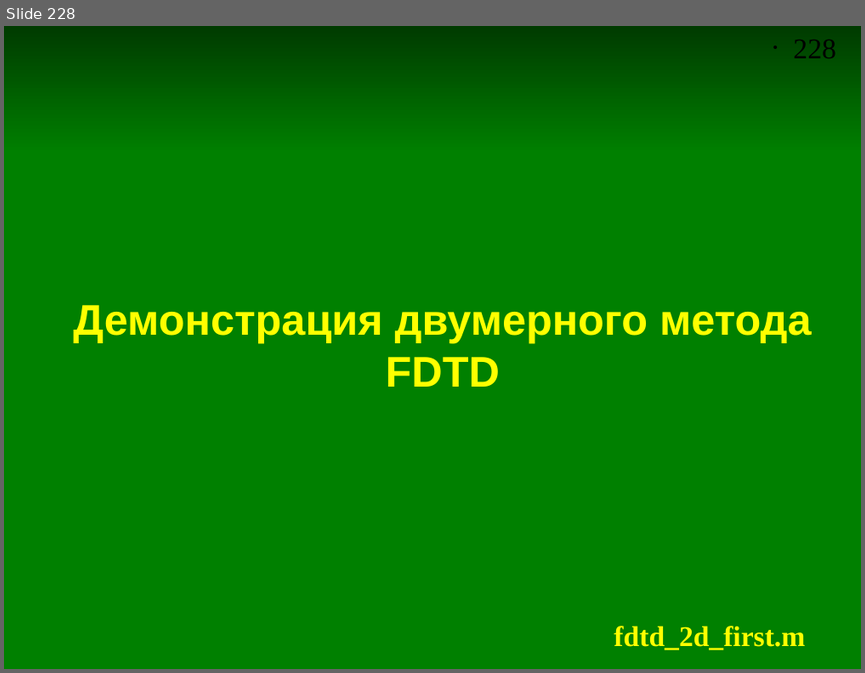
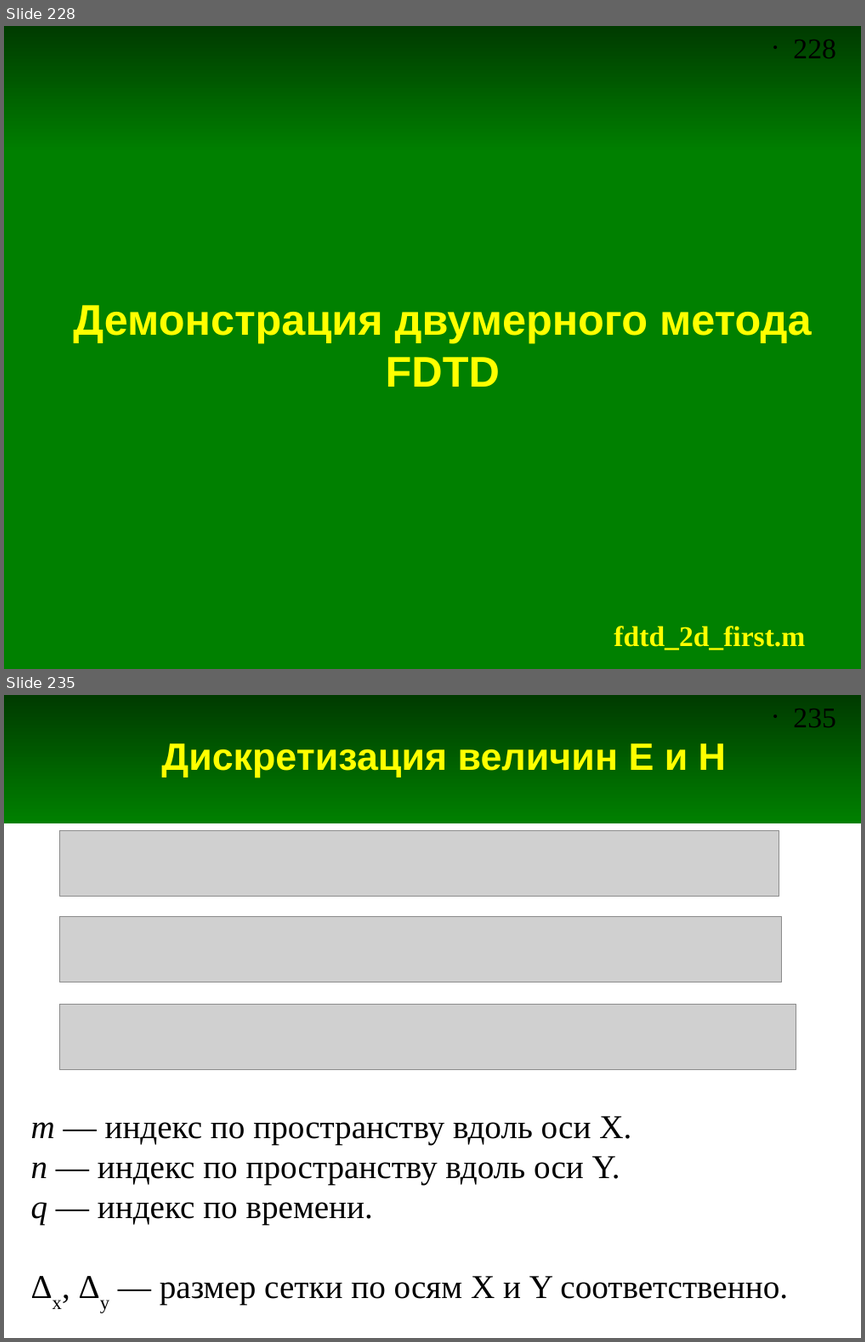
Before and after one commit to andris0147sv/modelling, a slide deck: presentations/2. FDTD.odp. Shown one above the other, each under a label of ours: slide 228 before the commit, slides 228 and 235 after it; the slides between them are not shown. The pictures are 865x673 and 865x1342 pixels, drawn with LibreOffice and Linux fonts; fonts in the diff are those of the drawing; grey boxes stand for pictures. Boxes give left, top, right and bottom in pixels: in the first picture for what was removed or moved away, otherwise in the second. Text is boxed around its words. In the diff, an @@ line names an element or a change of style, - is before the commit and + after.

```diff
--- a/presentations/2. FDTD.odp
+++ b/presentations/2. FDTD.odp
@@ slide 235 added at bbox=[4, 695, 861, 1338], background #FFFFFF; not listed: 2 template elements that a slide beside it also shows @@
@@ title added at bbox=[161, 743, 726, 777], 32 pt, text #FFFF00, bold @@
+Дискретизация величин E и H
@@ picture added at bbox=[60, 830, 778, 896] @@
@@ picture added at bbox=[60, 916, 781, 982] @@
@@ picture added at bbox=[60, 1004, 795, 1069] @@
@@ text added at bbox=[31, 1116, 788, 1304], 28 pt, text #000000 @@
+m — индекс по пространству вдоль оси X.
+n — индекс по пространству вдоль оси Y.
+q — индекс по времени.
+Δx, Δy — размер сетки по осям X и Y соответственно.
```
Also in this commit, not shown: 1 slide changed, 15 other slides added.
